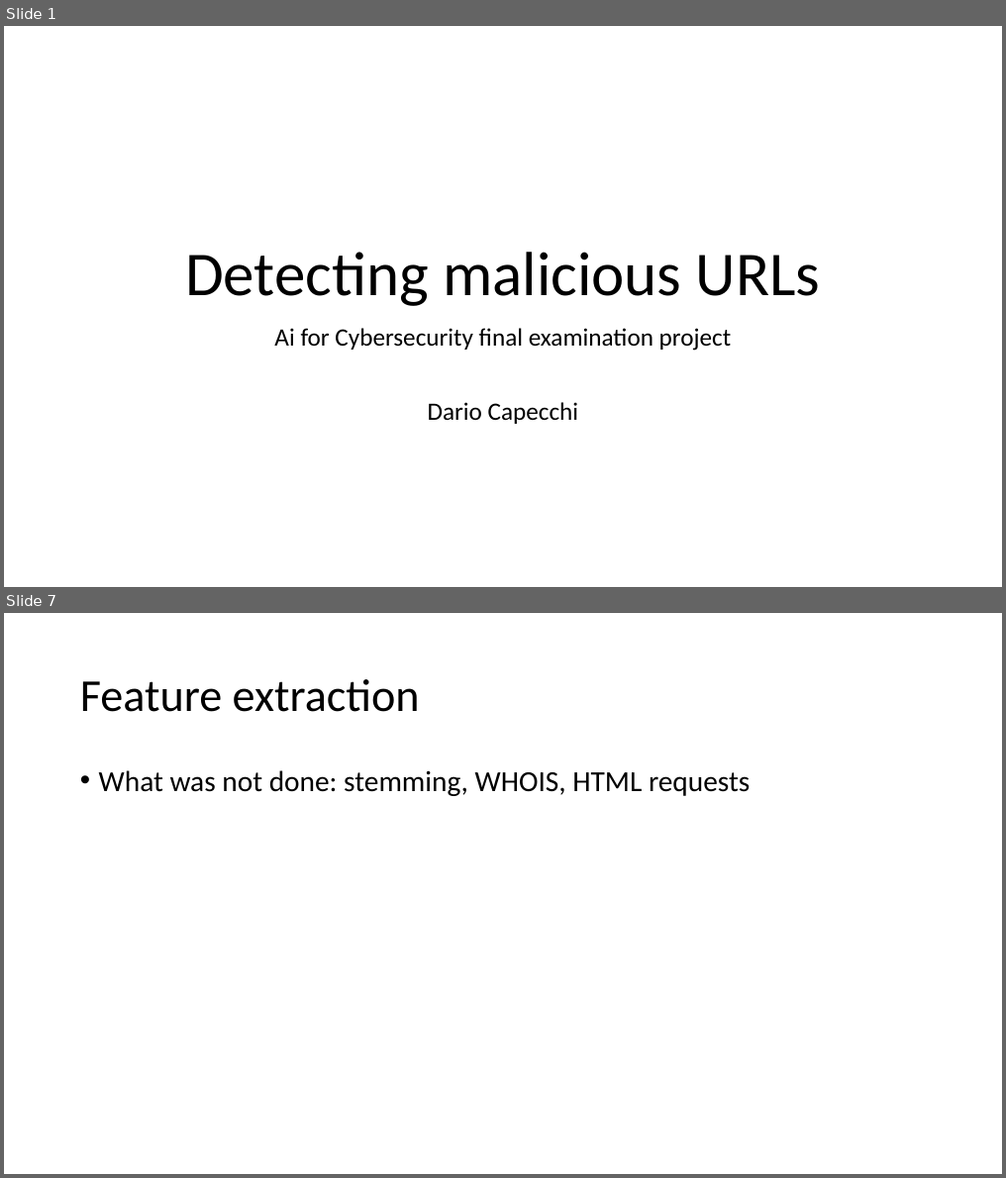
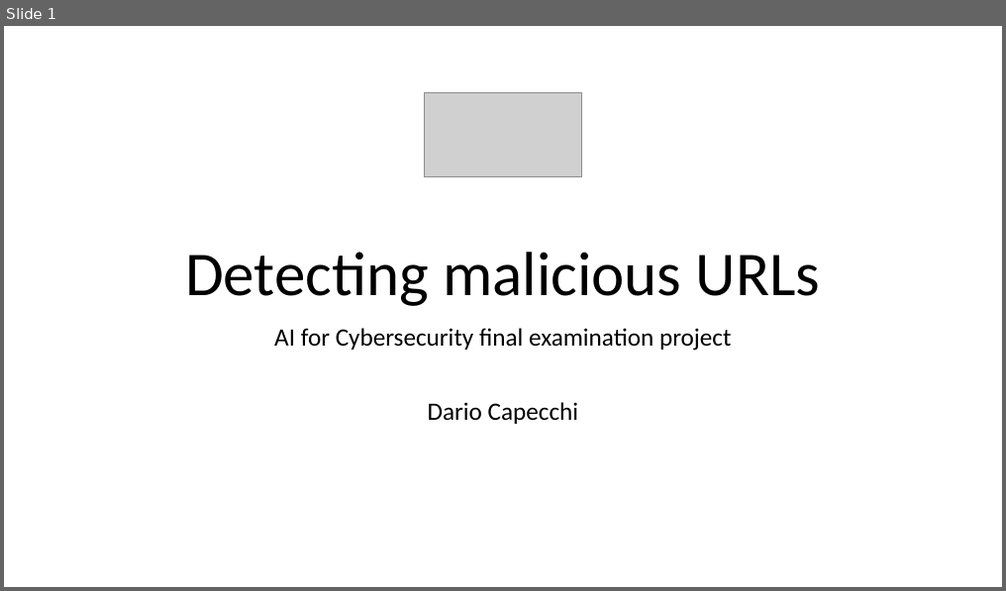
Before and after one commit to Metalcape/url-classifier, a slide deck: slides.pptx. Shown one above the other, each under a label of ours: slides 1 and 7 before the commit, slide 1 after it; the slides between them are not shown. The pictures are 1006x1178 and 1006x591 pixels, drawn with LibreOffice and Linux fonts; fonts in the diff are those of the drawing; grey boxes stand for pictures. Boxes give left, top, right and bottom in pixels: in the first picture for what was removed or moved away, otherwise in the second. Text is boxed around its words. In the diff, an @@ line names an element or a change of style, - is before the commit and + after.

```diff
--- a/slides.pptx
+++ b/slides.pptx
@@ slide 7 removed at [4,613,1002,1174], background #FFFFFF @@
@@ title removed at [80,679,420,712] @@
-Feature extraction
@@ text removed at [99,770,749,796] @@
-• What was not done: stemming, WHOIS, HTML requests
@@ slide 1 changed as well @@
@@ picture added at [425,92,582,176] @@
@@ subtitle at [274,328,732,351]: text changed @@
-Ai for Cybersecurity final examination project
+AI for Cybersecurity final examination project
```
Also in this commit, not shown: 3 other slides changed, 10 slides added, 3 other slides removed, 21 other files.
